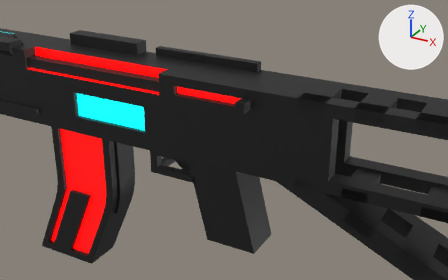
The Blender file Assets/ar.blend: old version first, new version second.
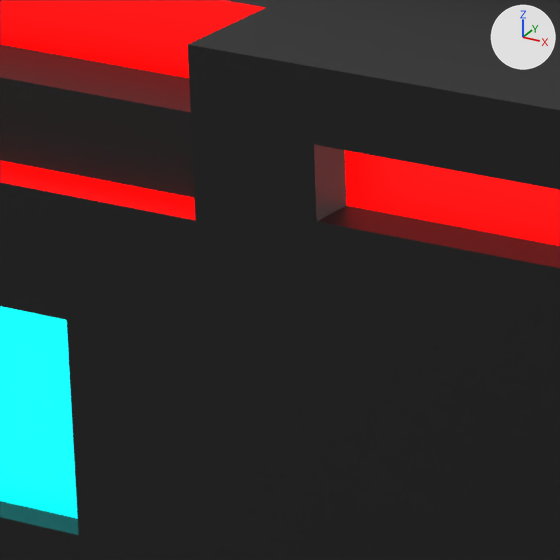
Each version is shown from a 50 mm lens placed at (9.94, -11.88, 5.3), pointed at (4.06, -1.18, -0.05), then close up on the part from 30% to 45% of the width and 24% to 49% of the height. Lighting does not change. The marker at upper right points along +X, +Y and +Z. The close-ups show mesh edges as thin lines.
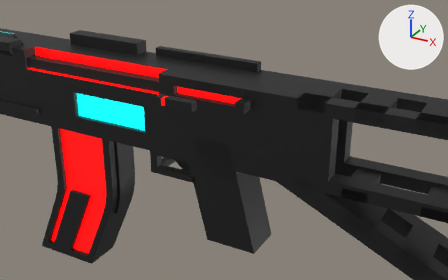
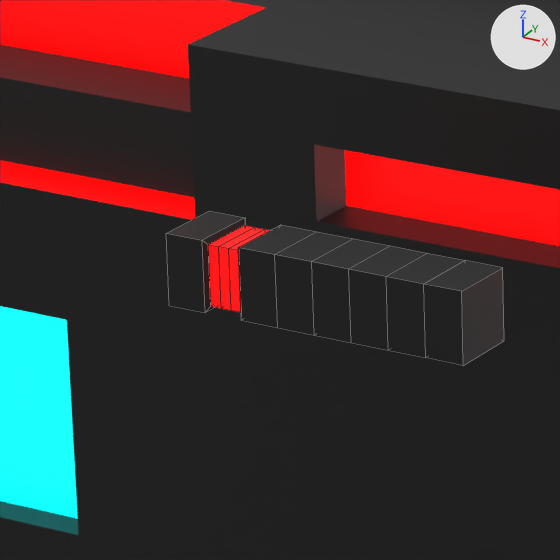
Pixel boxes [x1, y1, x2, y2] of what changed, in the close-ups (560 x 560 px):
'Cube.002', added (black): after [166, 211, 504, 366]
    faces in mat_material (black #131313): [166, 211, 504, 366]
    faces in mat_material_002 (red #aa0000): [208, 226, 270, 312]

What the commit changed:
Mesh me_cube_007 is new.
It has 52 vertices, 50 faces and spans x -0.1..0.1, y -0.1..0.1, z -0.1..0.1.
Faces by material slot: [38, 12].
It uses material mat_material (black #131313).
It uses material mat_material_002 (red #aa0000).
Object 'Cube.002' (ob_cube_002) is new; it shows me_cube_007.
Its location is (3.003, -1.392, 0.679).
Its scale is (4.5, 1.0, 1.0).
